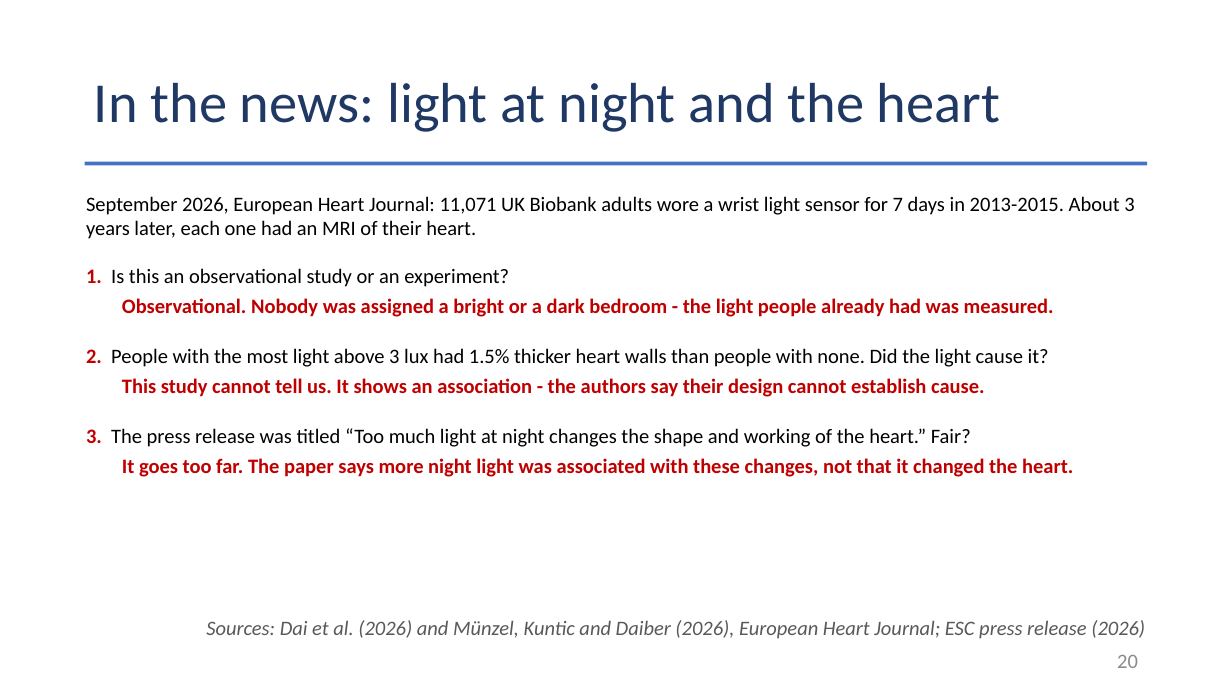
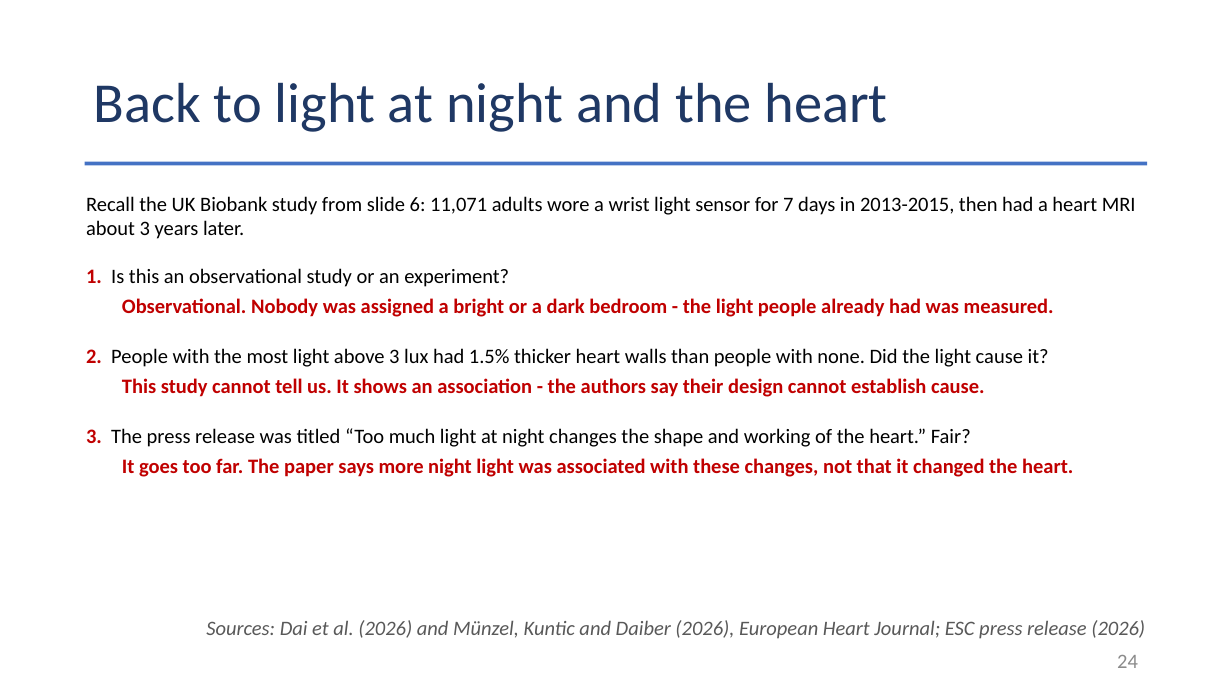
Before and after one commit to Jarred6068/Kvamme_UI_STAT251, a slide deck: slide 24 of docs/lecture_slides/Week 5/Week5_Lecture9_Slides_9_21_2026.pptx (slide 20 before the commit). Drawn at 1232x693 pixels with LibreOffice and Linux fonts; fonts in the diff are those of the drawing. Boxes give left, top, right and bottom in pixels: in the first picture for what was removed or moved away, otherwise in the second. Text is boxed around its words. In the diff, an @@ line names an element or a change of style, - is before the commit and + after.

```diff
--- a/docs/lecture_slides/Week 5/Week5_Lecture9_Slides_9_21_2026.pptx
+++ b/docs/lecture_slides/Week 5/Week5_Lecture9_Slides_9_21_2026.pptx
@@ title at <box>94,82,887,132</box>: text changed @@
-In the news: light at night and the heart
+Back to light at night and the heart
@@ text at <box>86,196,1136,239</box>: text changed @@
-September 2026, European Heart Journal: 11,071 UK Biobank adults wore a wrist light sensor for 7 days in 2013-2015. About 3 years later, each one had an MRI of their heart.
+Recall the UK Biobank study from slide 6: 11,071 adults wore a wrist light sensor for 7 days in 2013-2015, then had a heart MRI about 3 years later.
@@ page number at <box>1117,655,1138,668</box>: text changed @@
-20
+24
```
Also in this commit, not shown: 2 other slides changed, 4 slides added, 58 other files.
